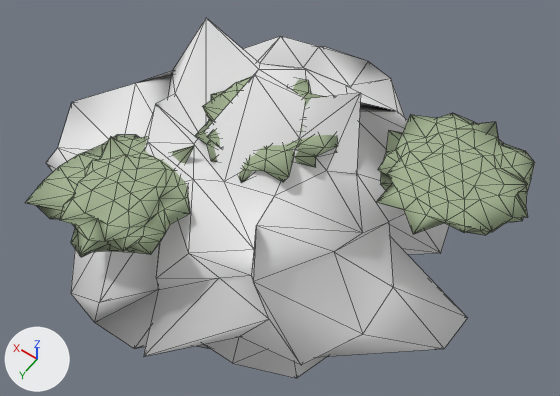
The glTF model assets/models/rock3.glb as it was, and as the next commit left it.
Both versions are drawn from a 50 mm lens placed at (-1.7, 2.16, 3.52), pointed at (-0.1, -0.07, 0.01). Lighting does not change. The marker at lower left points along +X, +Y and +Z. The first picture is the older version. Mesh edges are drawn as thin lines.

Objects in the first picture: 'geometry_0', 'geometry_1'.
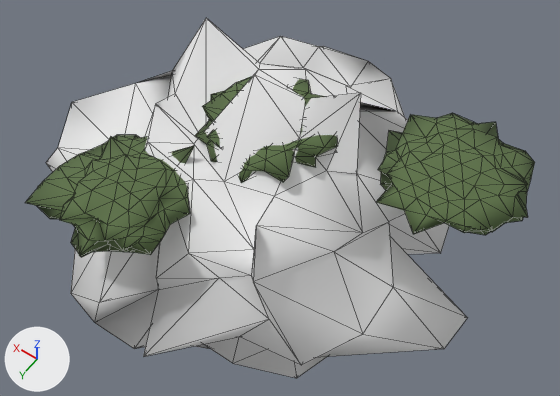
What differs and where, as boxes (x1, y1, x2, y2) in the pictures (560 x 396 px):
part 1 of me_geometry_1, recoloured (greyish green to dark green)
    both: (25, 77, 535, 257)

Diff of the bpy script that builds the scene:
```diff
--- a/assets/models/rock3.glb.py
+++ b/assets/models/rock3.glb.py
@@ me_geometry_1 @@
 me_geometry_1.from_pydata(...)  # 486 vertices, 960 faces; spans x -1.4..0.63, y -0.59..1.11, z 0.52..0.81
 # used by ob_geometry_1; location = (0.0, 0.0, 0.0)
+# me_geometry_1 part 1: 960 faces centred in x -1.35..0.6, y -0.55..1.08, z 0.53..0.81 are repainted in the vertex colours; the middle colour goes from greyish green #a2b290 to dark green #5c7147
 me_geometry_1.materials.append(mat_vc_mat)
```
